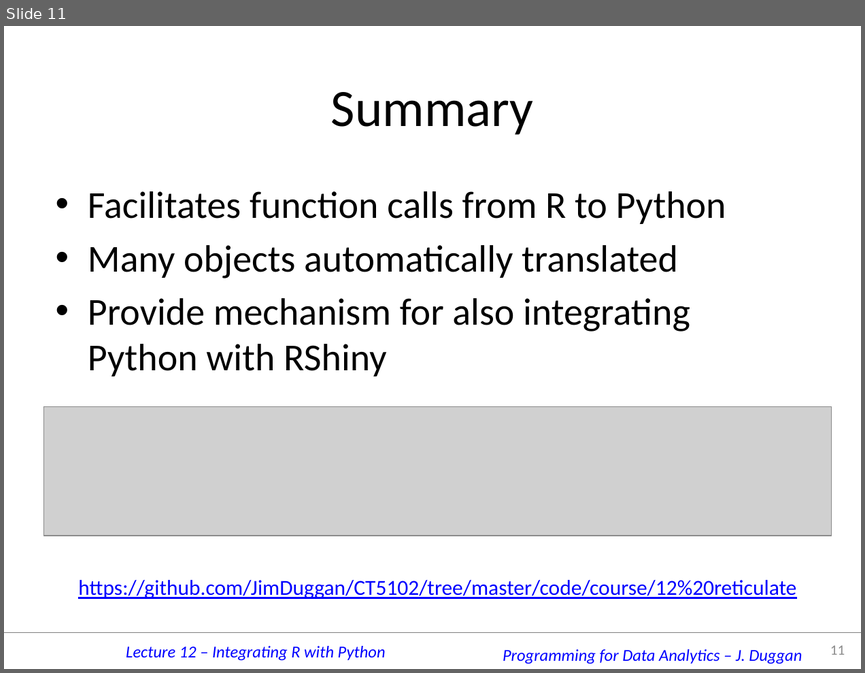
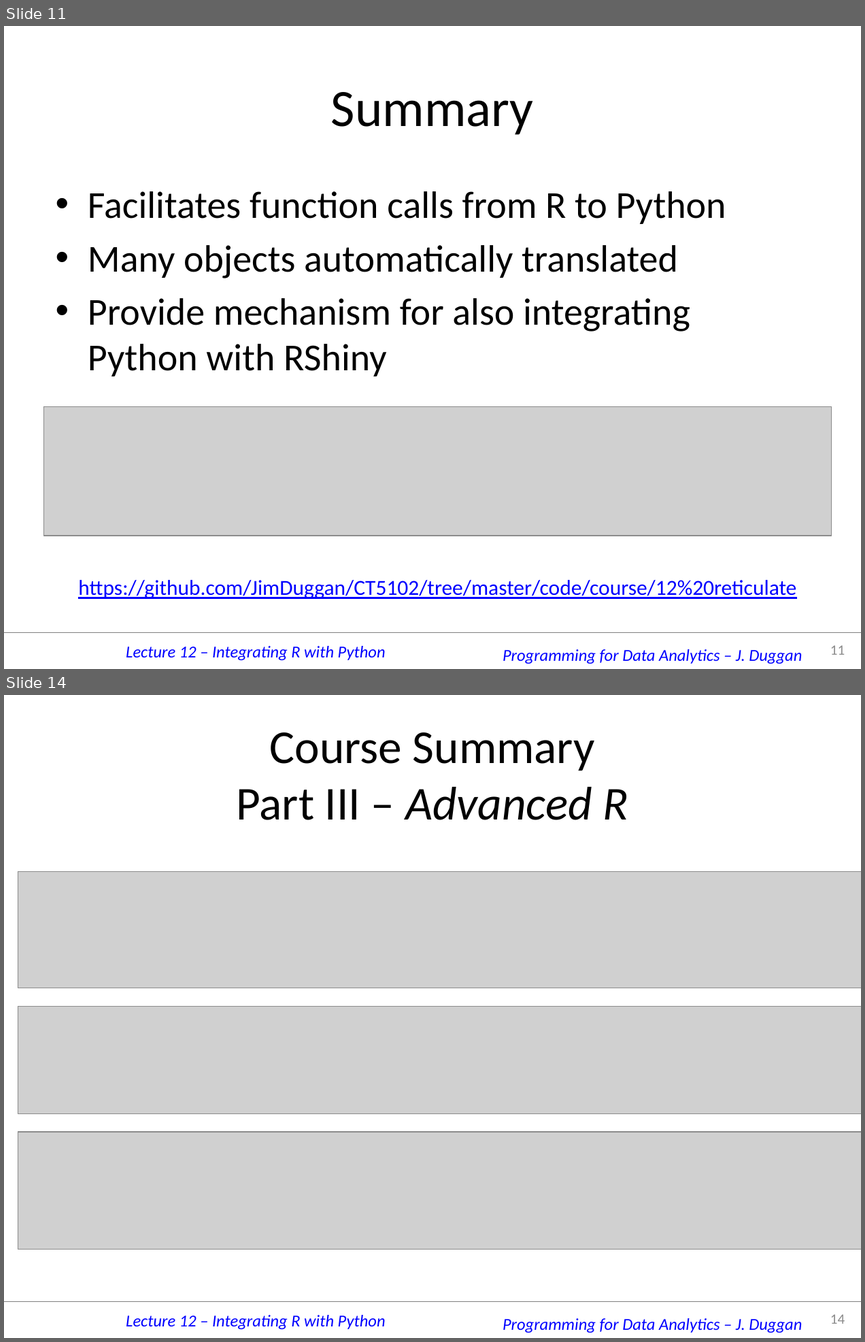
Before and after one commit to JimDuggan/CT5102, a slide deck: materials/12 reticulate/12 Reticulate.pptx. Shown one above the other, each under a label of ours: slide 11 before the commit, slides 11 and 14 after it; the slides between them are not shown. The pictures are 865x673 and 865x1342 pixels, drawn with LibreOffice and Linux fonts; fonts in the diff are those of the drawing; grey boxes stand for pictures; background and template pictures are left out. Boxes give left, top, right and bottom in pixels: in the first picture for what was removed or moved away, otherwise in the second. Text is boxed around its words. In the diff, an @@ line names an element or a change of style, - is before the commit and + after.

```diff
--- a/materials/12 reticulate/12 Reticulate.pptx
+++ b/materials/12 reticulate/12 Reticulate.pptx
@@ slide 14 added at [4, 695, 861, 1338], background #FFFFFF; not listed: 3 template elements that a slide beside it also shows @@
@@ title added at [236, 732, 629, 820], 39.6 pt, text #000000 @@
+Course Summary
+Part III – Advanced R
@@ picture added at [18, 872, 861, 988] @@
@@ picture added at [18, 1006, 861, 1113] @@
@@ picture added at [18, 1131, 861, 1249] @@
@@ page number added at [830, 1314, 844, 1323], 12 pt, text #8C8C8C @@
+14
```
Also in this commit, not shown: 4 other slides added, 30 other files.
